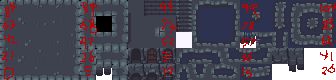
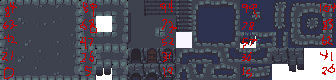
Comparing the layer stacks of the two 336px x 80px images. Changes:
painted on "dungeon.png" over [96, 16, 112, 32]
